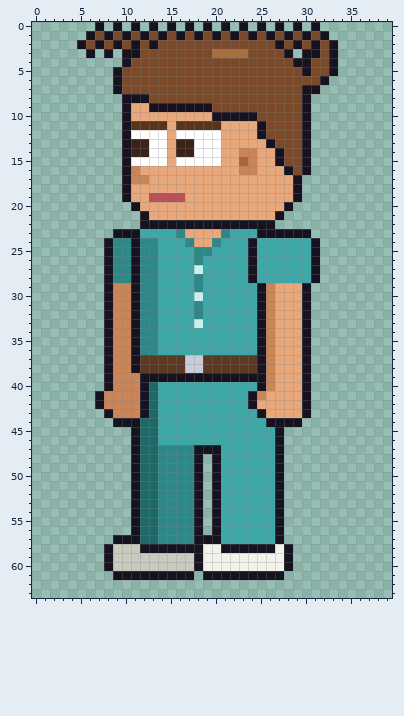
Pixel-art file, stored at sprites/clients/client_vettech_b_left.aseprite. Above is the file before it was changed.
40x64 pixels, 1 frame.
After the commit:
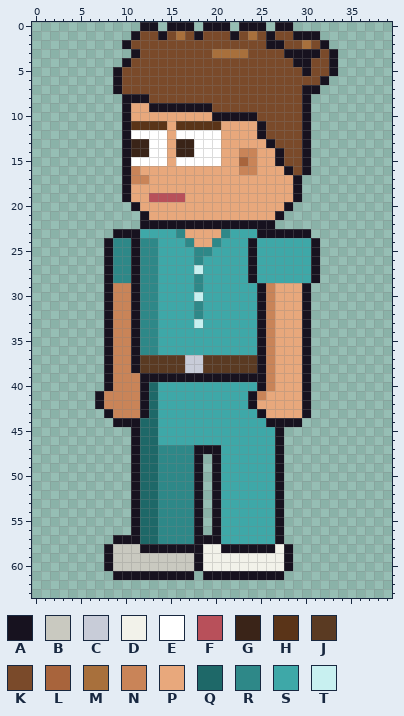
Palette (. is transparent): A #17121f  B #c9c9c0  C #c8ccd8  D #f2f2ea  E #ffffff  F #b8505a  G #3a2418  H #5a3418  J #5a3a22  K #7a4a2a  L #a8643c  M #a8703c  N #c98458  P #e8a87c  Q #1e6868  R #2e8888  S #3ea8a8  T #c8f0f0
Changes in this commit:
Layer "Hair":
y 0: x 7 A -> .; x 9 A -> .; x 11..12 A. -> .A; x 16 . -> A; x 20 . -> A; x 24 . -> A; x 28..29 .A -> A.; x 31 A -> .
y 1: x 6..12 AKAKAKA -> .....AK; x 16 A -> M; x 20 A -> K; x 24 A -> M; x 28..29 AK -> KA; x 31..32 KA -> A.
y 2: x 5..11 AKAKAKA -> .....AK; x 13 A -> K; x 26 K -> A; x 29..33 AKAKA -> KMKA.
y 3: x 6 A -> .; x 8 A -> .; x 10 A -> .; x 29 . -> A
Where, in picture pixels (left, top, right, bottom), the same in both pictures:
changed: (77, 22, 221, 58)
changed: (248, 22, 338, 58)
